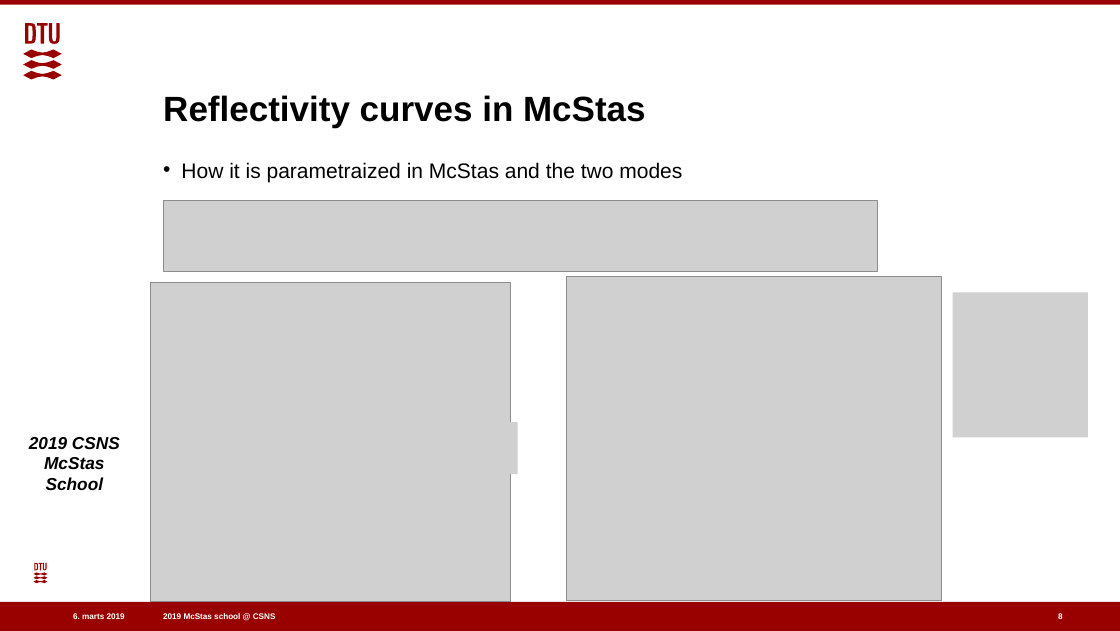
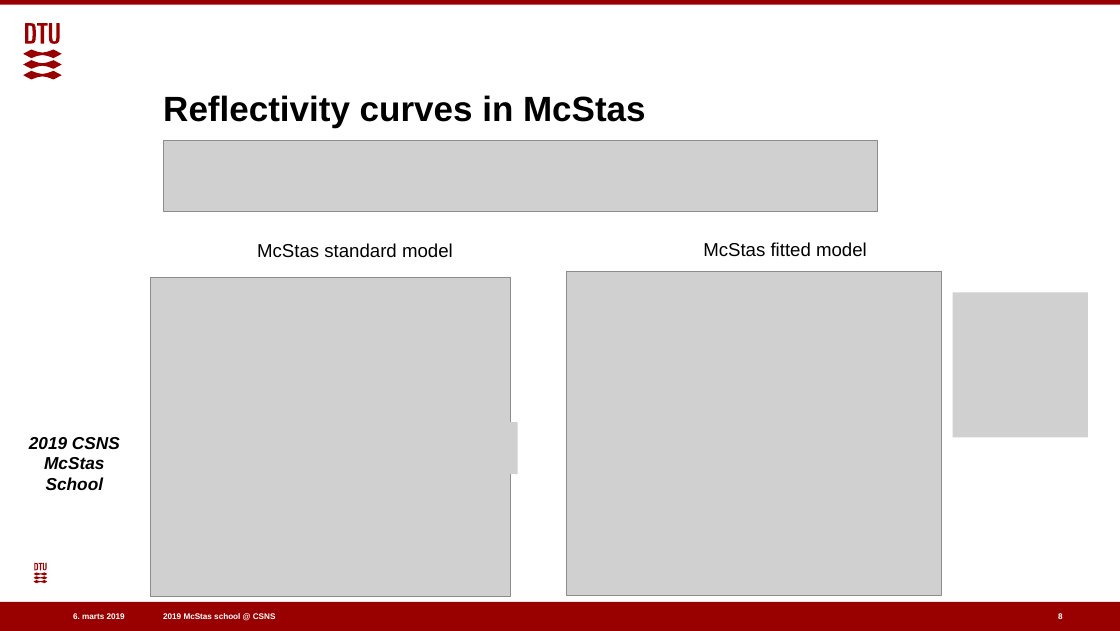
Before and after one commit to eddymaoui/Schools, a slide deck: slide 8 of CSNS_March_2019/2_Tuesday_March_26th/2_guides/guide_intro_talk.pptx. Drawn at 1120x631 pixels with LibreOffice and Linux fonts; fonts in the diff are those of the drawing; grey boxes stand for pictures; background and template pictures are left out. Boxes give left, top, right and bottom in pixels: in the first picture for what was removed or moved away, otherwise in the second. Text is boxed around its words. In the diff, an @@ line names an element or a change of style, - is before the commit and + after.

```diff
--- a/CSNS_March_2019/2_Tuesday_March_26th/2_guides/guide_intro_talk.pptx
+++ b/CSNS_March_2019/2_Tuesday_March_26th/2_guides/guide_intro_talk.pptx
@@ picture: place and size @@
-picture at (163,200,877,271)
+picture at (163,140,877,211)
@@ text removed at (181,162,682,182) @@
-• How it is parametraized in McStas and the two modes
@@ text added at (257,243,453,258), 16 pt, text #000000 @@
+McStas standard model
@@ text added at (703,242,867,257), 16 pt, text #000000 @@
+McStas fitted model
@@ picture: place and size @@
-picture at (150,283,510,601)
+picture at (150,277,510,596)
@@ picture: place and size @@
-picture at (567,277,942,600)
+picture at (567,272,942,595)
```
Also in this commit, not shown: 5 other slides changed, 4 slides added, 1 other file.
